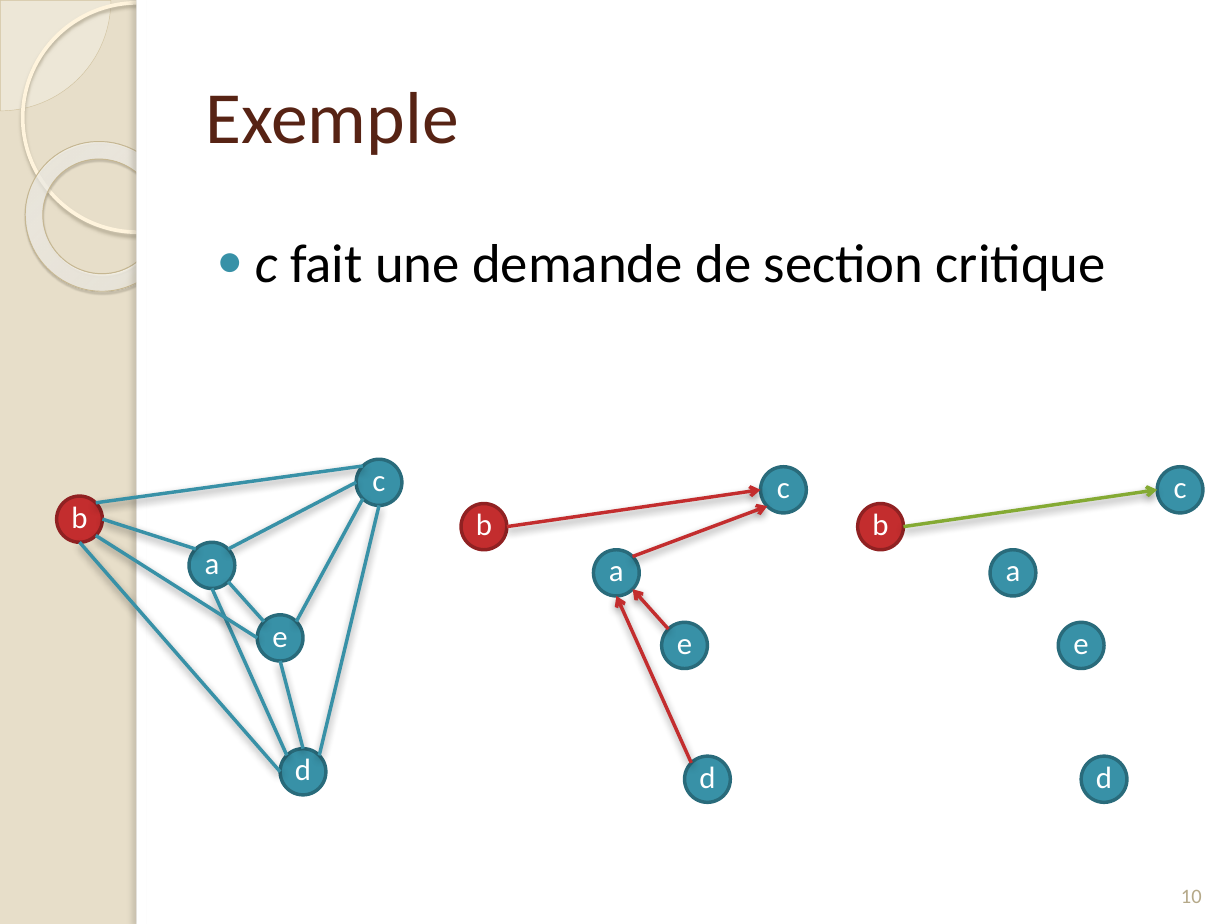
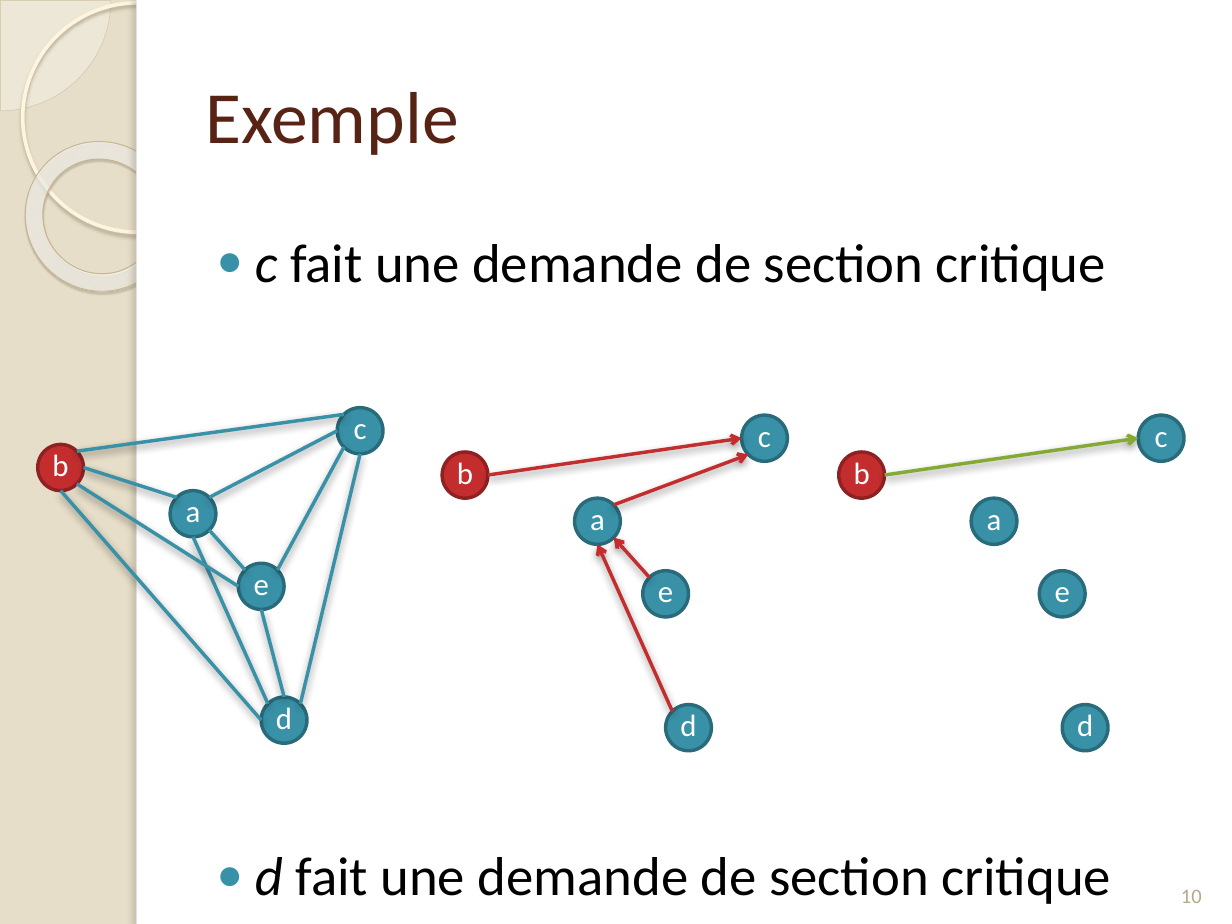
Before and after one commit to Origraena/moca, a slide deck: slide 11 of fmin212/Presentation/presAlgoDist.pptx. Drawn at 1232x924 pixels with LibreOffice and Linux fonts; fonts in the diff are those of the drawing. Boxes give left, top, right and bottom in pixels: in the first picture for what was removed or moved away, otherwise in the second. Text is boxed around its words. In the diff, an @@ line names an element or a change of style, - is before the commit and + after.

```diff
--- a/fmin212/Presentation/presAlgoDist.pptx
+++ b/fmin212/Presentation/presAlgoDist.pptx
@@ 15 ellipses, 10 lines, 5 arrows: place and size @@
-15 ellipses, 10 lines, 5 arrows at <box>57,460,1202,803</box>
+15 ellipses, 10 lines, 5 arrows at <box>38,408,1184,752</box>
@@ text at <box>255,857,1111,904</box>: paragraph added @@
+● d fait une demande de section critique
```
Also in this commit, not shown: 7 other slides changed, 3 slides added, 44 other files.
